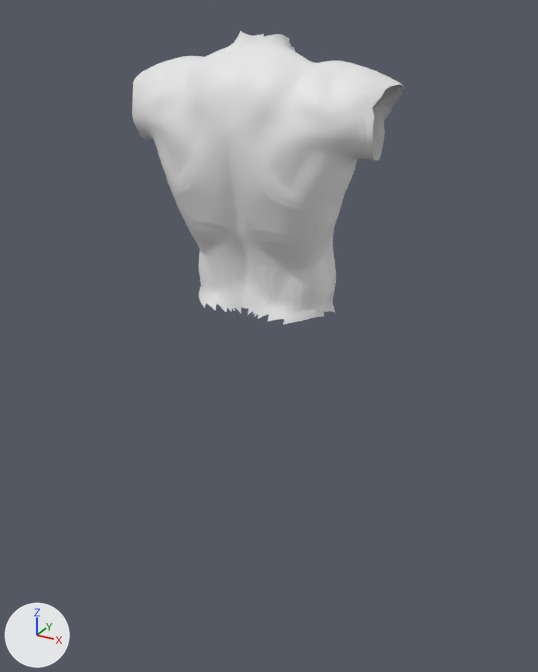
The FBX model Models/Blender Files/torso.fbx: old version first, new version second.
The view is the same before and after, from a camera (50 mm lens) standing at (0.931, -1.737, 2.055) and looking at (-0.014, -0.019, 1.196). Lighting does not change. The marker at lower left points along +X, +Y and +Z. Where no turn or scale is listed for an object, it has been applied to the vertices.

Before the edit, the objects in view are built like this:
```python
me_polymsh2_2 = bpy.data.meshes.new('polymsh2_2')
me_polymsh2_2.from_pydata(...)  # 9550 vertices, 9401 faces; spans x -0.358..0.358, y -0.246..0.107, z 0.134..0.855
ob_polymsh2_2 = bpy.data.objects.new('polymsh2_2', me_polymsh2_2)
ob_polymsh2_2.location = (0.0, 0.0, 1.153)
```
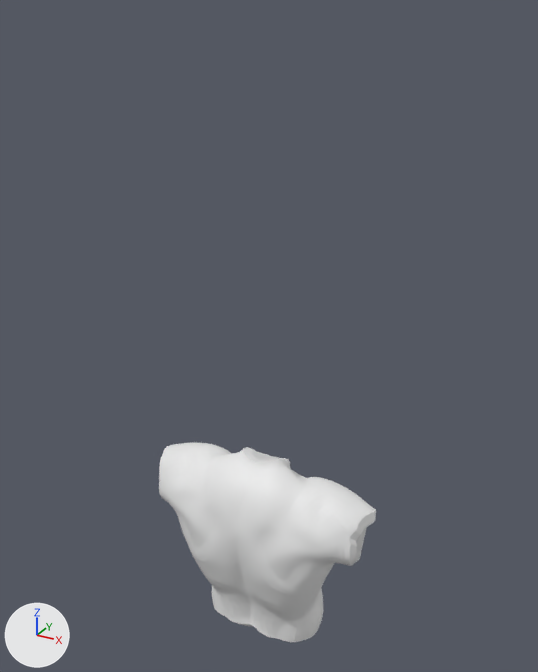
Changed parts and their boxes [x1, y1, x2, y2] in the pictures (538 x 672 px):
'polymsh2_2', reshaped, moved (21% narrower, 32% shorter)
    before: [132, 31, 406, 324]
    after: [159, 442, 376, 642]
part 1 of me_polymsh2_2, cut back
    before: [199, 281, 336, 324]
    after: [238, 623, 252, 626]
part 2 of me_polymsh2_2, cut back
    before: [237, 31, 295, 51]
    after: [243, 447, 287, 463]
part 3 of me_polymsh2_2, added
    after: [349, 510, 376, 566]

What changed in the scene script:
```text
Change me_polymsh2_2:
    used by ob_polymsh2_2; location = (0.0, 0.0, 1.153)
    remove me_polymsh2_2.from_pydata(...)  # 9550 vertices, 9401 faces; spans x -0.358..0.358, y -0.246..0.107, z 0.134..0.855
    add me_polymsh2_2.from_pydata(...)  # 9193 vertices, 9081 faces; spans x -0.358..0.362, y -0.246..0.107, z 0.14..0.836
    me_polymsh2_2 part 1: 10 vertices moved from x -0.151..0.144, y 0.035..0.071, z 0.137..0.156 to x -0.116..0.112, y 0.011..0.041, z 0.149..0.155; 312 vertices removed from x -0.195..0.191, y -0.197..0.076, z 0.134..0.223; 78 vertices added at x -0.141..0.141, y -0.145..0.053, z 0.14..0.199
    me_polymsh2_2 part 2: 1 vertex moved from x 0.067, y -0.036, z 0.809 to x 0.044, y -0.049, z 0.807; 274 vertices removed from x -0.07..0.07, y -0.123..0.019, z 0.767..0.855; 68 vertices added at x -0.045..0.045, y -0.102..-0.013, z 0.779..0.827
    me_polymsh2_2 part 3: 44 vertices added at x 0.318..0.362, y -0.163..-0.044, z 0.603..0.72
Change ob_polymsh2_2:
    ob_polymsh2_2.location: (0.0, 0.0, 1.153) -> (0.0, 0.0, 0.009)
```
